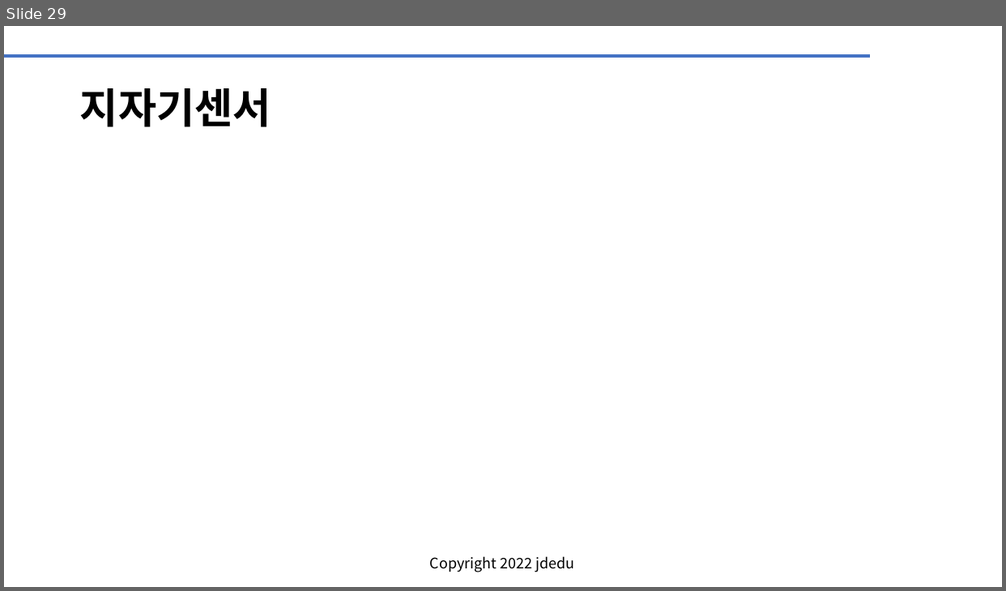
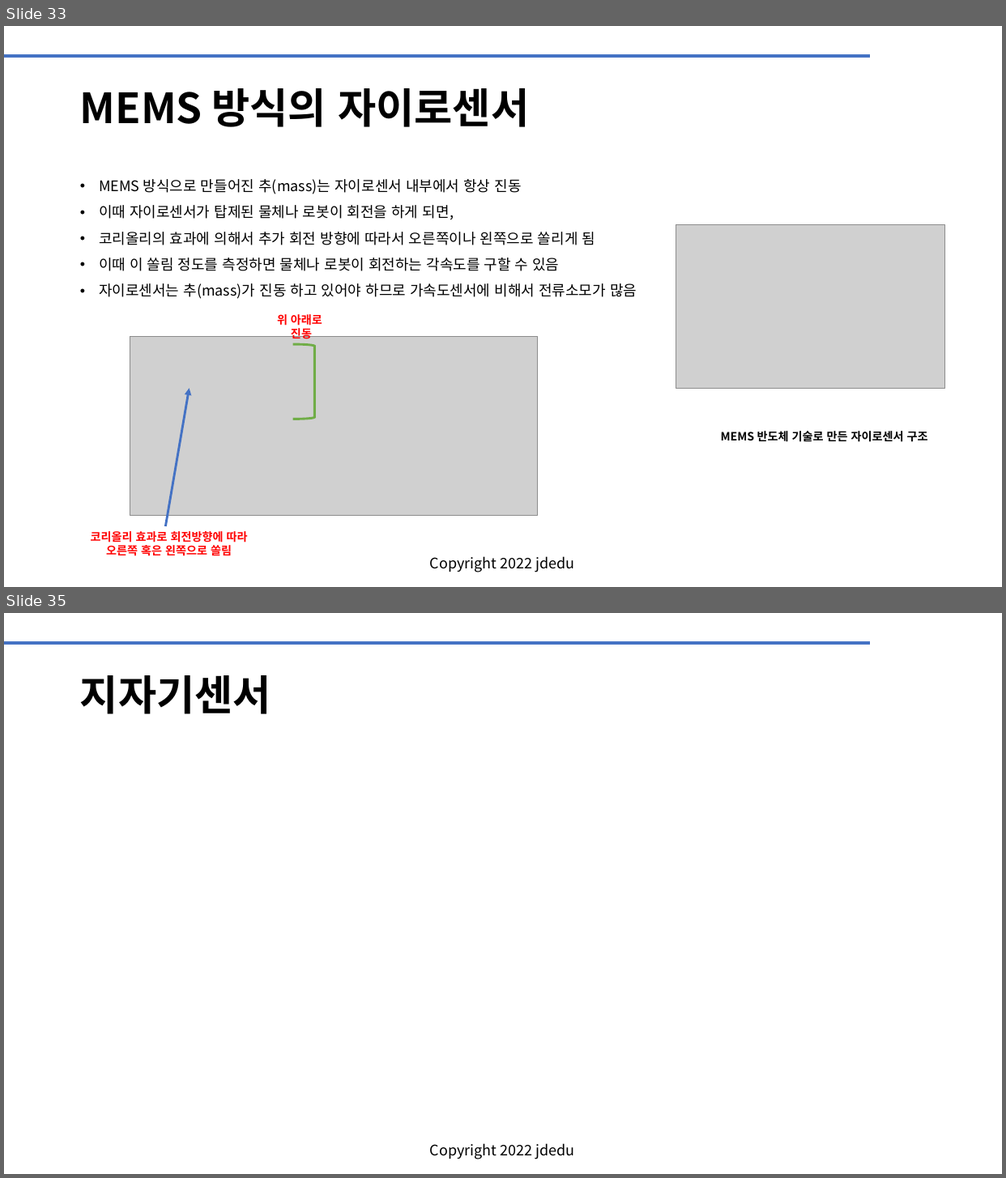
Before and after one commit to JD-edu/KG-KAIROS_robot, a slide deck: doc/KG-KAIROS 로봇센서.pptx. Shown one above the other, each under a label of ours: slide 29 before the commit, slides 33 and 35 after it; the slides between them are not shown. The pictures are 1006x591 and 1006x1178 pixels, drawn with LibreOffice and Linux fonts; fonts in the diff are those of the drawing; grey boxes stand for pictures; background and template pictures are left out. Boxes give left, top, right and bottom in pixels: in the first picture for what was removed or moved away, otherwise in the second. Text is boxed around its words. In the diff, an @@ line names an element or a change of style, - is before the commit and + after.

```diff
--- a/doc/KG-KAIROS 로봇센서.pptx
+++ b/doc/KG-KAIROS 로봇센서.pptx
@@ slide 33 added at (4,26,1002,587), background #FFFFFF; not listed: 2 template elements that a slide beside it also shows @@
@@ title added at (80,88,529,127), 40 pt, text #000000, bold @@
+MEMS 방식의 자이로센서
@@ text added at (99,179,637,299), 14 pt, text #000000 @@
+• MEMS 방식으로 만들어진 추(mass)는 자이로센서 내부에서 항상 진동
+• 이때 자이로센서가 탑제된 물체나 로봇이 회전을 하게 되면,
+• 코리올리의 효과에 의해서 추가 회전 방향에 따라서 오른쪽이나 왼쪽으로 쏠리게 됨
+• 이때 이 쏠림 정도를 측정하면 물체나 로봇이 회전하는 각속도를 구할 수 있음
+• 자이로센서는 추(mass)가 진동 하고 있어야 하므로 가속도센서에 비해서 전류소모가 많음
@@ picture added at (676,225,946,388) @@
@@ text added at (277,314,322,341), 11 pt, text #FF0000, bold @@
+위 아래로
+진동
@@ picture added at (130,337,538,515) @@
@@ right bracket added at (293,344,315,419), outline #70AD47 2.25 pt @@
@@ arrow added from (166, 527) to (189, 388), #4472C4 2.25 pt @@
@@ text added at (721,431,928,442), 11 pt, text #000000, bold @@
+MEMS 반도체 기술로 만든 자이로센서 구조
@@ text added at (91,531,248,558), 11 pt, text #FF0000, bold @@
+코리올리 효과로 회전방향에 따라
+오른쪽 혹은 왼쪽으로 쏠림
@@ what was slide 29 is now slide 35 @@
```
Also in this commit, not shown: 5 slides changed, 5 other slides added, 1 other file.
